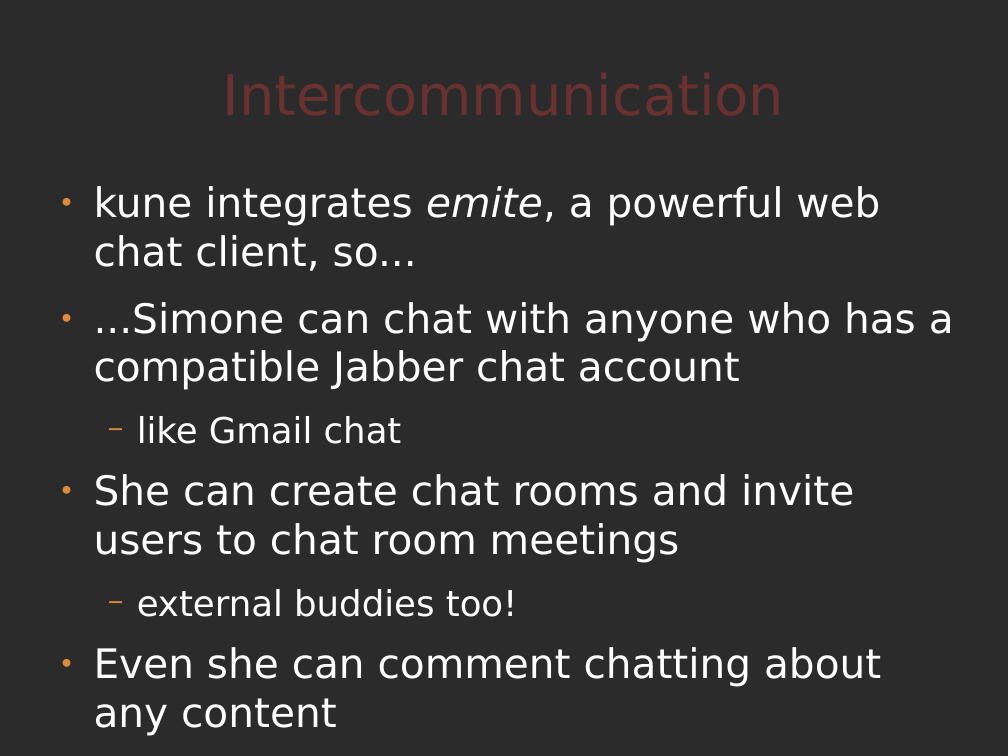
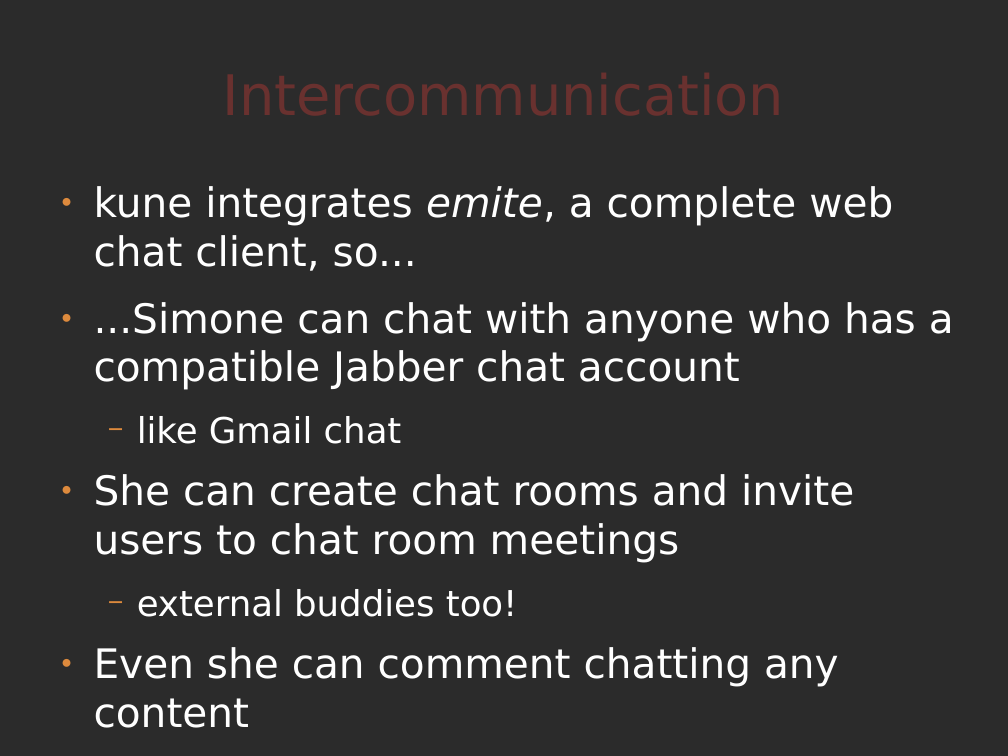
Before and after one commit to comunes/kune, a slide deck: slide 9 of doc/kune-dic-08.odp. Drawn at 1008x756 pixels with LibreOffice and Linux fonts; fonts in the diff are those of the drawing; background and template pictures are left out; a plain dark background stands for a picture behind light text. Boxes give left, top, right and bottom in pixels: in the first picture for what was removed or moved away, otherwise in the second. Text is boxed around its words. In the diff, an @@ line names an element or a change of style, - is before the commit and + after.

```diff
--- a/doc/kune-dic-08.odp
+++ b/doc/kune-dic-08.odp
@@ text at [94, 186, 893, 271]: text changed @@
-● kune integrates emite, a powerful web chat client, so...
+● kune integrates emite, a complete web chat client, so...
@@ text at [94, 647, 839, 728]: text changed @@
-● Even she can comment chatting about any content
+● Even she can comment chatting any content
```
Also in this commit, not shown: 6 other slides changed, 1 slide added, 45 other files.
